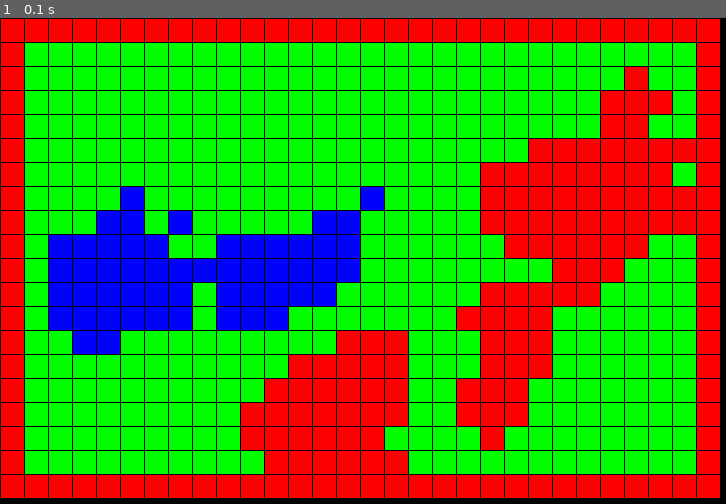
Above: before the commit, frame 1.
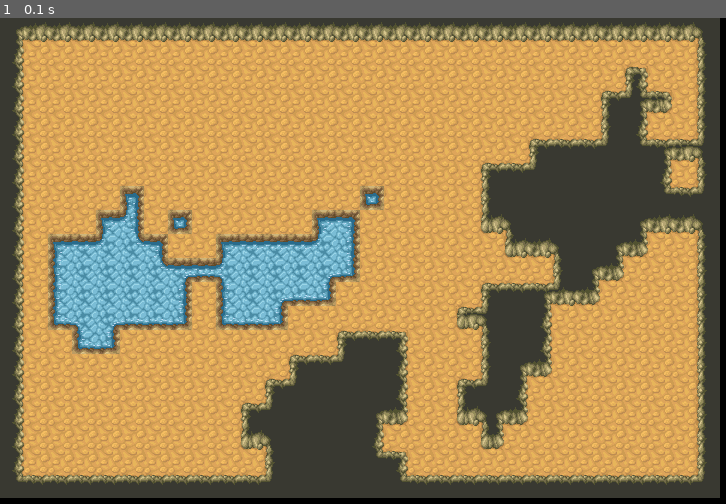
Above: after the commit, the same moment.

Repository: leo3065/pygame-2D-walk
Game: pygame game, started from main.py
The game is run twice, just before and just after one commit, with the same random seed, the same clock (stepped at 60 frames per second) and the same inputs.
Inputs:
- Up to frame 1 (0.1 s): no input

The runs differ from the first frame. In frame 1, 98% of the frame differs, in the area x 0-100%, y 0-99%.

Commit message:
add tile connectivity to main

Diff:
--- /dev/null
+++ b/img_util.py
@@ -0,0 +1,19 @@
+from PIL import Image
+import pygame
+import numpy as np
+
+
+def pil_image_transperent_key(image, key=None):
+    if key is None:
+        key = np.array([0,0,0])
+    key = np.array(key)
+    image = image.convert('RGBA')
+    image_np = np.array(image)
+
+    alpha = np.where(np.sum(abs(image_np[:,:,:3].astype(int) - key), axis=2) == 0, 0, image_np[:,:,-1])
+    image_np[:,:,-1] = alpha
+    return Image.fromarray(np.uint8(image_np))
+
+def pil_image_to_surface(image):
+    return pygame.image.fromstring(
+        image.tobytes(), image.size, image.mode)
--- a/main.py
+++ b/main.py
@@ -5,6 +5,8 @@
 import numpy as np
 
 import map_gen
+import tile
+import img_util
 
 pygame.init()
 window_surface = pygame.display.set_mode((800, 600))
@@ -14,22 +16,104 @@
 
 map_size = (30,20)
 tile_size = 24
+tile_path = 'asset/tile/mt_steel_1-5.png'
 
 map_tile_id = map_gen.base_map_gen(map_size)
-tile_colors = {
-    0: (0, 255, 0),
-    1: (255, 0, 0),
-    2: (0, 0, 255),
+tile_name = {
+    0: 'ground',
+    1: 'wall',
+    2: 'water',
     }
 
-base_rect = pygame.Rect(1, 1, 23, 23)
+tile_loader = tile.Tile_sheet_loader(
+    tile_path,
+    tile_origin=(84, 163), tile_size=(24, 24), tile_unit=(25, 25),
+    transpert_key=(255, 0, 255),
+    type_offsets={
+        'ground': (9 ,0),
+        'wall': (0, 0),
+        'water': (18, 0),
+        'water_sparkle': (21,0),
+    },
+    connectiviy_offsets={
+        tile.Tile_connectivity.from_dpad([2,3,6]): (0,0),
+        tile.Tile_connectivity.from_dpad([1,2,3,4,6]): (1,0),
+        tile.Tile_connectivity.from_dpad([1,2,4]): (2,0),
+        tile.Tile_connectivity.from_dpad([2,3,6,8,9]): (0,1),
+        tile.Tile_connectivity.from_dpad([1,2,3,4,6,7,8,9]): (1,1),
+        tile.Tile_connectivity.from_dpad([1,2,4,7,8]): (2,1),
+        tile.Tile_connectivity.from_dpad([6,8,9]): (0,2),
+        tile.Tile_connectivity.from_dpad([4,6,7,8,9]): (1,2),
+        tile.Tile_connectivity.from_dpad([4,7,8]): (2,2),
+
+        tile.Tile_connectivity.from_dpad([2,6]): (0,3),
+        tile.Tile_connectivity.from_dpad([4,6]): (1,3),
+        tile.Tile_connectivity.from_dpad([2,4]): (2,3),
+        tile.Tile_connectivity.from_dpad([2,8]): (0,4),
+        tile.Tile_connectivity.from_dpad([]): (1,4),
+        tile.Tile_connectivity.from_dpad([6,8]): (0,5),
+        tile.Tile_connectivity.from_dpad([4,8]): (2,5),
+
+        tile.Tile_connectivity.from_dpad([2]): (1,6),
+        tile.Tile_connectivity.from_dpad([6]): (0,7),
+        tile.Tile_connectivity.from_dpad([2,4,6,8]): (1,7),
+        tile.Tile_connectivity.from_dpad([4]): (2,7),
+        tile.Tile_connectivity.from_dpad([8]): (1,8),
+
+        tile.Tile_connectivity.from_dpad([2,4,6]): (1,9),
+        tile.Tile_connectivity.from_dpad([2,6,8]): (0,10),
+        tile.Tile_connectivity.from_dpad([2,4,8]): (2,10),
+        tile.Tile_connectivity.from_dpad([4,6,8]): (1,11),
+
+        tile.Tile_connectivity.from_dpad([2,4,6,7,8,9]): (1,12),
+        tile.Tile_connectivity.from_dpad([1,2,4,6,7,8]): (0,13),
+        tile.Tile_connectivity.from_dpad([2,3,4,6,8,9]): (2,13),
+        tile.Tile_connectivity.from_dpad([1,2,3,4,6,8]): (1,14),
+
+        tile.Tile_connectivity.from_dpad([1,2,4,6,7,8,9]): (0,15),
+        tile.Tile_connectivity.from_dpad([2,3,4,6,7,8,9]): (1,15),
+        tile.Tile_connectivity.from_dpad([1,2,3,4,6,7,8]): (0,16),
+        tile.Tile_connectivity.from_dpad([1,2,3,4,6,8,9]): (1,16),
+
+        tile.Tile_connectivity.from_dpad([2,6,8,9]): (0,17),
+        tile.Tile_connectivity.from_dpad([2,4,7,8]): (1,17),
+        tile.Tile_connectivity.from_dpad([2,3,6,8]): (0,18),
+        tile.Tile_connectivity.from_dpad([1,2,4,8]): (1,18),
+
+        tile.Tile_connectivity.from_dpad([1,2,4,6]): (0,19),
+        tile.Tile_connectivity.from_dpad([2,3,4,6]): (1,19),
+        tile.Tile_connectivity.from_dpad([4,6,7,8]): (0,20),
+        tile.Tile_connectivity.from_dpad([4,6,8,9]): (1,20),
+
+        tile.Tile_connectivity.from_dpad([2,3,4,6,8]): (0,21),
+        tile.Tile_connectivity.from_dpad([1,2,4,6,8]): (1,21),
+        tile.Tile_connectivity.from_dpad([2,4,6,8,9]): (0,22),
+        tile.Tile_connectivity.from_dpad([2,4,6,7,8]): (1,22),
+
+        tile.Tile_connectivity.from_dpad([1,2,4,6,8,9]): (0,23),
+        tile.Tile_connectivity.from_dpad([2,3,4,6,7,8]): (1,23),
+    }
+)
+
+map_tile_id_padded = np.zeros((map_size[0]+2,map_size[1]+2))
+map_tile_id_padded[:,:] = 1
+map_tile_id_padded[1:-1,1:-1] = map_tile_id
+
 for y in range(map_size[1]):
     for x in range(map_size[0]):
-        draw_rect = base_rect.move(x*tile_size, y*tile_size)
-        color = pygame.Color(tile_colors[map_tile_id[x,y]])
-        pygame.draw.rect(window_surface, color, draw_rect)
+        neighbors_array = (map_tile_id_padded[x:x+3,y:y+3] == map_tile_id[x,y]).T  # ij to xy
+        connectivity = tile.Tile_connectivity.from_neighbor_array(neighbors_array)
 
-pygame.display.update()
+        img = tile_loader.tile_sprite(tile_name[map_tile_id[x,y]], connectivity)
+        pygame_img = img_util.pil_image_to_surface(img)
+        window_surface.blit(pygame_img, (x*tile_size, y*tile_size))
+
+        if tile_name[map_tile_id[x,y]] == 'water':
+            img = tile_loader.tile_sprite('water_sparkle', connectivity)
+            pygame_img = img_util.pil_image_to_surface(img)
+            window_surface.blit(pygame_img, (x*tile_size, y*tile_size))
+
+pygame.display.flip()
 
 while True:
     for event in pygame.event.get():
--- a/tile.py
+++ b/tile.py
@@ -1,4 +1,6 @@
+from pygame.math import Vector2
 from PIL import Image
+import img_util
 import numpy as np
 
 from typing import *
@@ -8,39 +10,57 @@
     """Class for tile connectivy.
 
     The numerial representation uses the following bitmask:
-
         0x80 0x01 0x10
         0x08 (  ) 0x02
         0x40 0x04 0x20
-
     """
     def __init__(self, value: int):
         self.value = value & 0xFF
 
     @staticmethod
-    def from_neighbor_array(neighbor_array: np.ndarray) -> Tile_connectivity:
+    def from_neighbor_array(neighbor_array: np.ndarray):
         """Creates from a 3*3 array, where truthy neighbor is considered as connected.
         """
-        bitmask = np.array([
+        bitmasks = np.array([
             [0x80, 0x01, 0x10],
             [0x08, 0x00, 0x02],
             [0x40, 0x04, 0x20],
         ])
-        return Tile_connectivity(int(np.sum(neighbor_array, bitmask)))
+        return Tile_connectivity(int(np.sum(neighbor_array*bitmasks)))
 
-    def handle_courners(self) -> Tile_connectivity:
+    @staticmethod
+    def from_dpad(dpad):
+        """Creates from D-pad list.
+
+        The D-pad numbering is as following:
+            7 8 9
+            4 _ 6
+            1 2 3
+        """
+        bitmasks = [
+            0x00,
+            0x40, 0x04, 0x20,
+            0x08, 0x00, 0x02,
+            0x80, 0x01, 0x10,
+            ]
+        conn = 0
+        for dirc in dpad:
+            conn |= bitmasks[dirc]
+        return Tile_connectivity(conn)
+
+    def handle_courners(self):
         """Returns the connectivity with the connection of corner dropped if not both cardinal directions are connected.
         """
         new_conn = self.value
-        if not (new_conn & Tile_connectivity.Up) and (new_conn & Tile_connectivity.Right):
-            new_conn &= ~(Tile_connectivity.Up | Tile_connectivity.Right)
-        if not (new_conn & Tile_connectivity.Up) and (new_conn & Tile_connectivity.Left):
-            new_conn &= ~(Tile_connectivity.Up | Tile_connectivity.Left)
-        if not (new_conn & Tile_connectivity.Down) and (new_conn & Tile_connectivity.Right):
-            new_conn &= ~(Tile_connectivity.Down | Tile_connectivity.Right)
-        if not (new_conn & Tile_connectivity.Down) and (new_conn & Tile_connectivity.Left):
-            new_conn &= ~(Tile_connectivity.Down | Tile_connectivity.Left)
-        return Tile_connectivity(new_conn)
+        if not (bool(new_conn & Tile_connectivity.Up()) and bool(new_conn & Tile_connectivity.Right())):
+            new_conn &= ~Tile_connectivity.from_dpad([9])
+        if not (bool(new_conn & Tile_connectivity.Up()) and bool(new_conn & Tile_connectivity.Left())):
+            new_conn &= ~Tile_connectivity.from_dpad([7])
+        if not (bool(new_conn & Tile_connectivity.Down()) and bool(new_conn & Tile_connectivity.Right())):
+            new_conn &= ~Tile_connectivity.from_dpad([3])
+        if not (bool(new_conn & Tile_connectivity.Down()) and bool(new_conn & Tile_connectivity.Left())):
+            new_conn &= ~Tile_connectivity.from_dpad([1])
+        return Tile_connectivity(int(new_conn))
 
     # Special methods
     def __int__(self):
@@ -49,17 +69,29 @@
     def __and__(self, other):
         return Tile_connectivity(self.value & int(other))
 
+    def __rand__(self, other):
+        return Tile_connectivity(self.value & int(other))
+
     def __or__(self, other):
         return Tile_connectivity(self.value | int(other))
 
+    def __ror__(self, other):
+        return Tile_connectivity(self.value | int(other))
+
     def __xor__(self, other):
+        return Tile_connectivity(self.value ^ int(other))
+
+    def __rxor__(self, other):
         return Tile_connectivity(self.value ^ int(other))
 
     def __invert__(self):
         return Tile_connectivity(self.value ^ 0xFF)
 
     def __bool__(self):
-        return self.value > 0
+        return (self.value != 0)
+
+    def __repr__(self):
+        return f'<Tile_connectivity({self.value:b})>'
 
     def __str__(self):
         name_map = {
@@ -68,15 +100,67 @@
         }
         return ''.join(char for dirc, char in name_map.items() if self.value & dirc)
 
-    # Class constants
-    Up = Tile_connectivity(1)
-    Right = Tile_connectivity(2)
-    Down = Tile_connectivity(4)
-    Left = Tile_connectivity(8)
+    def __hash__(self):
+        return hash(('Tile_connectivity', self.value))
+
+    def __eq__(self, other):
+        if not isinstance(other, Tile_connectivity):
+            return False
+        return self.value == other.value
+
+    # constants
+    @staticmethod
+    def Up(): return Tile_connectivity(1)
+
+    @staticmethod
+    def Right(): return Tile_connectivity(2)
+
+    @staticmethod
+    def Down(): return Tile_connectivity(4)
+
+    @staticmethod
+    def Left(): return Tile_connectivity(8)
 
 
 class Tile_sheet_loader(object):
     def __init__(self,
-                 tile_origins: Dict['str',Tuple[int,int]],
-                 tile_size: Tuple):
-        self.tile_origins = tile_origins
+                 path: str, *,
+                 tile_origin:  Tuple[int,int],
+                 tile_size: Tuple[int,int],
+                 tile_unit: Tuple[int,int],
+                 type_offsets: Dict['str',Tuple[int,int]],
+                 connectiviy_offsets: Dict[Tile_connectivity, Tuple[int, int]],
+                 use_tiles_for_type_offsets: bool=True,
+                 use_tiles_for_connectiviy_offsets: bool=True,
+                 transpert_key: Optional[Tuple[int,int,int]]=None):
+        self.sheet_image = Image.open(path)
+        if transpert_key is not None:
+            self.sheet_image = img_util.pil_image_transperent_key(self.sheet_image, transpert_key)
+
+        self.tile_origin = Vector2(tile_origin)
+        self.tile_size = Vector2(tile_size)
+        self.tile_unit = Vector2(tile_unit)
+
+        if use_tiles_for_type_offsets:
+            self.type_offsets = {tile_type: Vector2(offs).elementwise()*self.tile_unit
+                                 for tile_type, offs in type_offsets.items()}
+        else:
+            self.type_offsets = {tile_type: Vector2(offs) for tile_type, offs in type_offsets.items()}
+
+        if use_tiles_for_connectiviy_offsets:
+            self.connectiviy_offsets = {conn: Vector2(offs).elementwise()*self.tile_unit
+                                        for conn, offs in connectiviy_offsets.items()}
+        else:
+            self.connectiviy_offsets = {conn: Vector2(offs) for conn, offs in connectiviy_offsets.items()}
+
+    def tile_sprite(self,
+                    tile_type: str, connectivity: Tile_connectivity=None, handles_corners: bool=True):
+        if connectivity is None:
+            connectivity = Tile_connectivity(0xFF)
+        if handles_corners:
+            connectivity = connectivity.handle_courners()
+        offset = self.type_offsets[tile_type] + self.connectiviy_offsets[connectivity]
+        upper_corner = self.tile_origin + offset
+        lower_corner = upper_corner + self.tile_size
+        return self.sheet_image.crop((upper_corner.x, upper_corner.y,
+                                      lower_corner.x, lower_corner.y))
--- a/vector.py
+++ /dev/null
@@ -1,83 +0,0 @@
-import dataclasses
-import math
-import numbers
-
-from  typing import *
-
-
-@dataclasses.dataclass
-class Vector2D(object):
-    x: float
-    y: float
-
-    def __neg__(self):
-        return Vector2D(-self.x, -self.y)
-
-    def __abs__(self):
-        return Vector2D(abs(self.x), abs(self.y))
-
-    def __round__(self):
-        return Vector2D(round(self.x), round(self.y))
-
-    def __floor__(self):
-        return Vector2D(math.floor(self.x), math.floor(self.y))
-
-    def __ceil__(self):
-        return Vector2D(math.ceil(self.x), math.ceil(self.y))
-
-    def __trunc__(self):
-        return Vector2D(math.trunc(self.x), math.trunc(self.y))
-
-    def __add__(self, other):
-        if isinstance(other, numbers.Number):
-            other = Vector2D(other, other)
-        if not isinstance(other, Vector2D):
-            other = Vector2D(other)
-        return Vector2D(self.x + other.x, self.y + other.y)
-
-    def __sub__(self, other):
-        if isinstance(other, numbers.Number):
-            other = Vector2D(other, other)
-        if not isinstance(other, Vector2D):
-            other = Vector2D(other)
-        return Vector2D(self.x + other.x, self.y + other.y)
-
-    def __mul__(self, other):
-        if isinstance(other, numbers.Number):
-            other = Vector2D(other, other)
-        if not isinstance(other, Vector2D):
-            other = Vector2D(other)
-        return Vector2D(self.x * other.x, self.y * other.y)
-
-    def __truediv__(self, other):
-        if isinstance(other, numbers.Number):
-            other = Vector2D(other, other)
-        if not isinstance(other, Vector2D):
-            other = Vector2D(other)
-        return Vector2D(self.x / other.x, self.y / other.y)
-
-    def __floordiv__(self, other):
-        if isinstance(other, numbers.Number):
-            other = Vector2D(other, other)
-        if not isinstance(other, Vector2D):
-            other = Vector2D(other)
-        return Vector2D(self.x // other.x, self.y // other.y)
-
-    def __mod__(self, other):
-        if isinstance(other, numbers.Number):
-            other = Vector2D(other, other)
-        if not isinstance(other, Vector2D):
-            other = Vector2D(other)
-        return Vector2D(self.x % other.x, self.y % other.y)
-
-    def __eq__(self, other):
-        if not isinstance(other, Vector2D):
-            other = Vector2D(other)
-        return self.x == other.x and self.y == other.y
-
-    def length(self):
-        x, y = self.x, self.y
-        return (x**2 + y**2)**.5
-
-    def __str__(self):
-        return f'{self.x}, {self.y}'
